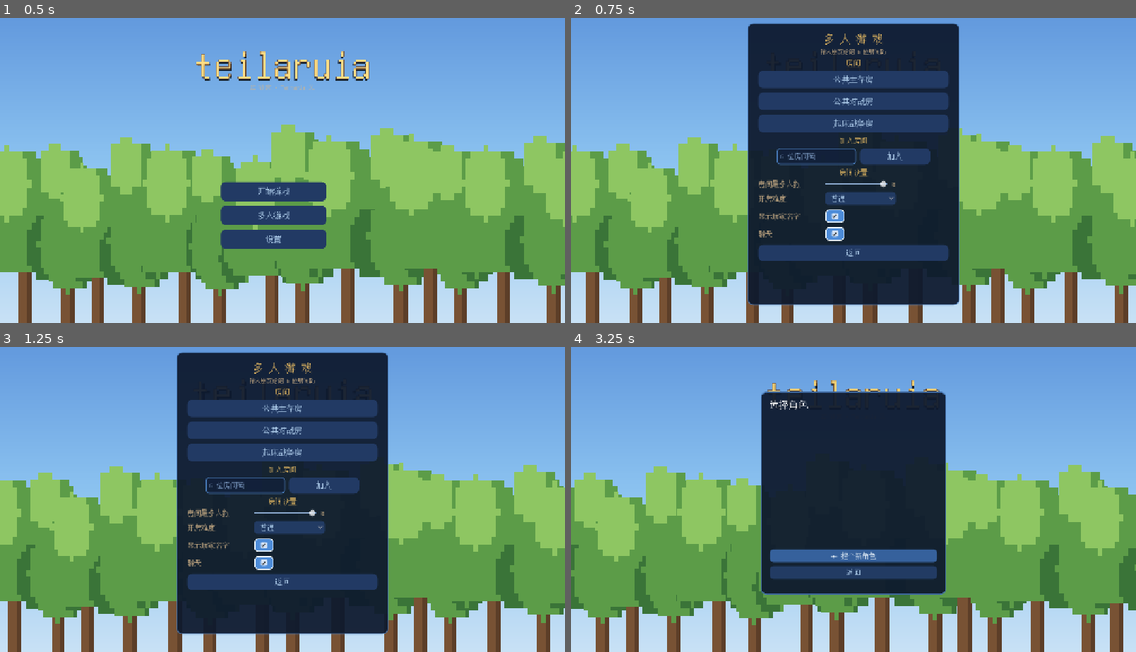
Above: before the commit, frames 1-4 (two rows, left to right).
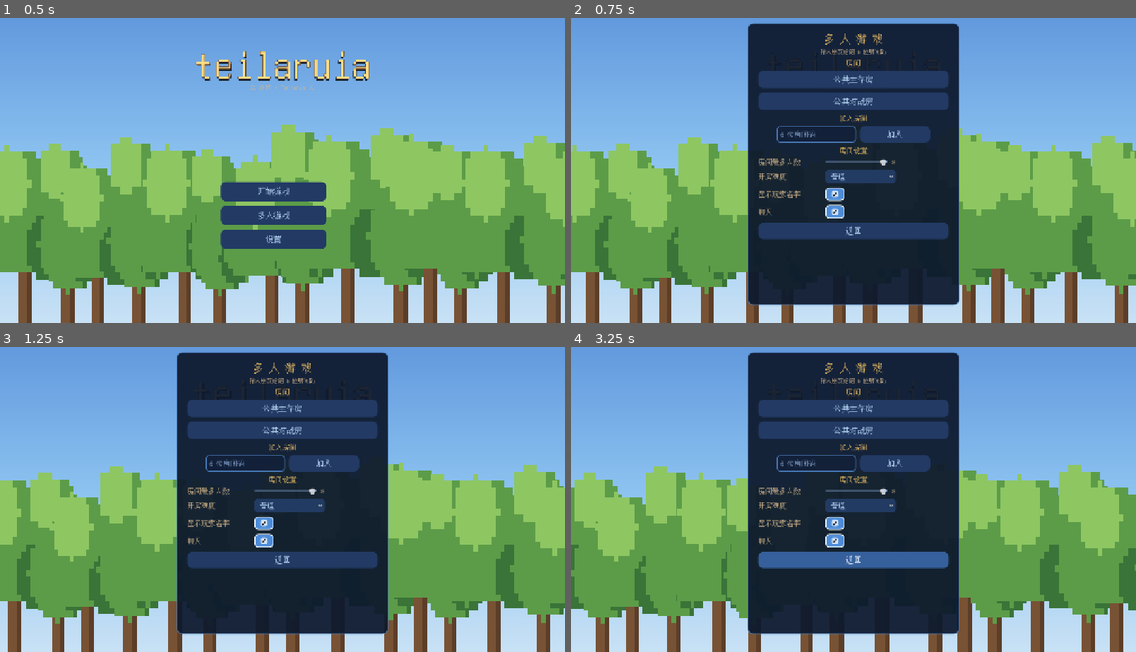
Above: after the commit, the same moments.

Repository: Nornttyy/tielaruia
Game: Godot game, scene res://scenes/main.tscn
The game is run twice, just before and just after one commit, with the same random seed, the same clock (stepped at 60 frames per second) and the same inputs.
Inputs (mouse positions are in pixels of both pictures, inside the frame that each line leads up to):
- Up to frame 1 (0.5 s): no input
- Up to frame 2 (0.75 s): click "多人游戏" at 0.5 s
- Up to frame 3 (1.25 s): no input
- Up to frame 4 (3.25 s): click (853, 453) at 1.25 s, where only the run before the commit has a clickable "起床战争房"; tap Enter at 2 s; move the mouse to (977, 478) at 2.02 s; hold D (move_right) 2.03-2.75 s; tap E (interact) at 2.1 s; click (977, 478) at 2.17 s; tap Space (jump) at 2.27, 2.57 s; drag from (740, 508) to (825, 557) at 2.77 s

Frame 1 is identical in both runs. In frame 2, 8.6% of the frame differs, in the area x 33-67%, y 31-80%; in frame 3, 8.6%; in frame 4, 21%, in the area x 31-69%, y 1-95%.

Commit message:
revert(bedwars): 删除起床战争 (用户要求) — 房间/地图/管理器/HUD/分岛/床规则全移除
- 删 bedwars_arena/bedwars_manager/bedwars_hud + 2 测试; main 去掉 preload/分支/装备/复活/死亡分流
- 主菜单去掉'起床战争房'按钮+4语言; enter_public 去掉 BW; network_manager 去掉 is_bedwars/bw_* 消息
- combat_enabled() 保留 (=is_pvp), 对战房不受影响; player_action 去掉砸自己床保护
- 701 测试全过

Co-Authored-By: Claude Opus 4.8 (1M context) <noreply@anthropic.com>

Diff:
--- a/scenes/ui/main_menu.tscn
+++ b/scenes/ui/main_menu.tscn
@@ -509,10 +509,6 @@
 custom_minimum_size = Vector2(0, 40)
 text = "公共对战房"
 
-[node name="PublicBedwarsButton" type="Button" parent="MultiplayerPanel/VBox"]
-custom_minimum_size = Vector2(0, 40)
-text = "起床战争房"
-
 [node name="JoinTitleLabel" type="Label" parent="MultiplayerPanel/VBox"]
 text = "加入房间"
 horizontal_alignment = 1
--- a/scripts/locale/strings_en.gd
+++ b/scripts/locale/strings_en.gd
@@ -55,7 +55,6 @@
 	"mp_rooms_title": "Rooms",
 	"mp_public_survival": "Public Survival",
 	"mp_public_pvp": "Public PvP",
-	"mp_public_bedwars": "Bed Wars",
 	"mp_join_title": "Join Room",
 	"mp_entering_public": "Entering public room…",
 	"mp_room_code_prompt": "Enter the 6-digit room code from your friend",
--- a/scripts/locale/strings_ja.gd
+++ b/scripts/locale/strings_ja.gd
@@ -55,7 +55,6 @@
 	"mp_rooms_title": "ルーム",
 	"mp_public_survival": "公開サバイバル",
 	"mp_public_pvp": "公開対戦",
-	"mp_public_bedwars": "ベッドウォーズ",
 	"mp_join_title": "ルームに参加",
 	"mp_entering_public": "公開ルームに入室中…",
 	"mp_room_code_prompt": "友達からの 6 桁のルームコードを入力",
--- a/scripts/locale/strings_ko.gd
+++ b/scripts/locale/strings_ko.gd
@@ -55,7 +55,6 @@
 	"mp_rooms_title": "방",
 	"mp_public_survival": "공개 서바이벌",
 	"mp_public_pvp": "공개 대전",
-	"mp_public_bedwars": "침대 전쟁",
 	"mp_join_title": "방 참여",
 	"mp_entering_public": "공개 방 입장 중…",
 	"mp_room_code_prompt": "친구에게 받은 6자리 방 코드 입력",
--- a/scripts/locale/strings_zh.gd
+++ b/scripts/locale/strings_zh.gd
@@ -62,7 +62,6 @@
 	"mp_rooms_title": "房间",
 	"mp_public_survival": "公共生存房",
 	"mp_public_pvp": "公共对战房",
-	"mp_public_bedwars": "起床战争房",
 	"mp_join_title": "加入房间",
 	"mp_entering_public": "正在进入公共房…",
 	"mp_room_code_prompt": "输入朋友给的 6 位房间码",
--- a/scripts/main.gd
+++ b/scripts/main.gd
@@ -5,9 +5,6 @@
 
 const WorldScene = preload("res://scenes/world/world.tscn")
 const PvpArena = preload("res://scripts/world/pvp_arena.gd")   # 对战房专属竞技场生成
-const BedwarsArena = preload("res://scripts/world/bedwars_arena.gd")   # 起床战争地图生成
-const BedwarsManagerScript = preload("res://scripts/net/bedwars_manager.gd")   # 起床战争分岛/床归属
-const BedwarsHudScript = preload("res://scripts/ui/bedwars_hud.gd")   # 起床战争横幅 (床破/出局/胜利)
 const DebugHudScene = preload("res://scenes/ui/debug_hud.tscn")
 const FloatingPromptScene = preload("res://scenes/ui/floating_prompt.tscn")
 const HudScene = preload("res://scenes/ui/hud.tscn")
@@ -595,33 +592,11 @@
 						TimeOfDay.time = 0.4
 						TimeOfDay.time_multiplier = 0.0
 					SkyLightGrid.recompute_from([])
-				elif NetworkManager != null and NetworkManager.is_bedwars():
-					# 起床战争: 盖每人一岛的地图 (Phase 1 先放岛 0; slot 分配 Phase 2) + 永久白天
-					var bw: Dictionary = BedwarsArena.build(w)
-					var bw_spawns: Array = bw.get("spawns", [])
-					if bw_spawns.size() > 0:
-						player.global_position = bw_spawns[0]
-					if TimeOfDay != null:
-						TimeOfDay.time = 0.4
-						TimeOfDay.time_multiplier = 0.0
-					SkyLightGrid.recompute_from([])
-					# 分岛管理器: host 给每个进来的人分一座岛; client 收到自己岛号传送过去
-					var bw_mgr = BedwarsManagerScript.new()
-					bw_mgr.name = "BedwarsManager"
-					add_child(bw_mgr)
-					bw_mgr.setup(w, bw_spawns)
-					_game_nodes.append(bw_mgr)
-					var bw_hud = BedwarsHudScript.new()   # 床破/出局/胜利横幅 (须在 manager 之后建)
-					bw_hud.name = "BedwarsHud"
-					add_child(bw_hud)
-					_game_nodes.append(bw_hud)
 				# 角色系统: 老角色 (已有背包) 进新世界 → 带着角色的东西, 不发起步包;
 				# 全新角色 (背包空) → 照常发起步包 (随后 autosave 把它存进角色卡)。
 				# GUT 测试跳过 → 永远走起步包分支, 不被 current 残留影响。
 				if NetworkManager != null and NetworkManager.is_pvp():
 					_grant_starter_inventory(player)   # 对战房: 永远固定战斗装备包, 不管角色带啥
-				elif NetworkManager != null and NetworkManager.is_bedwars():
-					_grant_bedwars_loadout(player)   # 起床战争开局包 (木剑+方块, 其余靠商店)
 				elif not _running_under_gut() and typeof(CharacterManager) != TYPE_NIL \
 						and CharacterManager.current != null \
 						and _character_has_items(CharacterManager.current):
@@ -669,16 +644,6 @@
 	inv_node.set_armor("helmet", {"item_id": "iron_helmet", "count": 1})
 	inv_node.set_armor("chest", {"item_id": "iron_chest", "count": 1})
 	inv_node.set_armor("pants", {"item_id": "iron_pants", "count": 1})
-
-
-# 起床战争开局包: 木剑 + 镐 + 一叠方块 (搭桥/防守); 更好的装备靠商店买 (Phase 4)。
-func _grant_bedwars_loadout(player: Node) -> void:
-	var inv_node: Node = player.get_node_or_null("PlayerInventory")
-	if inv_node == null or inv_node.inventory == null:
-		return
-	inv_node.pickup("wood_sword", 1)
-	inv_node.pickup("wood_pickaxe", 1)
-	inv_node.pickup("stone", 64)
 
 
 func _return_to_menu() -> void:
@@ -723,45 +688,11 @@
 	if _last_attacker_pid != "":
 		NetworkManager.send_kill(_last_attacker_pid, NetworkManager.my_peer_id())
 		_last_attacker_pid = ""
-	# 起床战争: 床还在 → 回自己岛复活; 床破了 → 出局 (不复活)
-	if NetworkManager.is_bedwars():
-		var mgr: Node = get_tree().get_first_node_in_group("bedwars_manager")
-		if mgr != null and not mgr.local_bed_alive():
-			mgr.declare_out()           # 床没了 → 出局
-			_death_screen.hide_death()  # 不弹常规复活按钮
-			return
-		# 床还在: 3 秒后回自己岛满血复活
-		var bw_t := get_tree().create_timer(3.0)
-		bw_t.timeout.connect(func():
-			if _state != "game":
-				return
-			_death_screen.hide_death()
-			_bedwars_respawn())
-		return
 	# 对战房: 3 秒后原地满血复活
 	var t := get_tree().create_timer(3.0)
 	t.timeout.connect(func():
 		if _state == "game":
 			_on_respawn())
-
-
-# 起床战争复活: 回自己岛 + 满血满魔 (不走 world.respawn_player 的世界出生点)
-func _bedwars_respawn() -> void:
-	var w := world
-	if w == null or not w.has_method("get_player"):
-		return
-	var player: Node2D = w.get_player()
-	if player == null:
-		return
-	var mgr: Node = get_tree().get_first_node_in_group("bedwars_manager")
-	if mgr != null and mgr.has_method("my_spawn"):
-		player.global_position = mgr.my_spawn()
-	var hp: Node = player.get_node_or_null("PlayerHealth")
-	if hp != null and hp.has_method("revive_full"):
-		hp.revive_full()
-	var mn: Node = player.get_node_or_null("PlayerMana")
-	if mn != null and mn.has_method("refill_full"):
-		mn.refill_full()
 
 
 func _on_kicked_by_host() -> void:
--- a/scripts/net/bedwars_manager.gd
+++ /dev/null
@@ -1,169 +0,0 @@
-# 起床战争管理器 (Node, 只在起床战争房存在, main 建)。
-# Phase 2a: 分岛 (slot, host 权威) + owns_bed_col (拦砸自己床)。
-# Phase 2b: 床状态 (host 轮询) + 出局 (床破再死) + 胜负 (剩 1 人)。
-# 显示交给 bedwars_hud (听本管理器的信号)。
-extends Node
-
-const BedwarsArena = preload("res://scripts/world/bedwars_arena.gd")
-
-signal bed_broken_sig(slot: int)        # 某岛床破 (HUD 提示)
-signal player_out_sig(peer_id: String)  # 某人出局
-signal game_over_sig(winner_pid: String)
-
-var _world: Node = null
-var spawns: Array = []          # 各岛出生世界坐标
-var _my_slot: int = 0
-var _assigned: Dictionary = {}   # host 记: pid → slot
-var _bed_alive: Array = []        # 每岛床还在没 (index = slot)
-var _eliminated: Dictionary = {}  # host 记: 已出局 pid
-var _bed_poll_t: float = 0.0
-var _over: bool = false           # 已分胜负 (防重复)
-
-
-func setup(world: Node, spawns_arr: Array) -> void:
-	_world = world
-	spawns = spawns_arr
-	add_to_group("bedwars_manager")
-	_bed_alive.resize(BedwarsArena.N_ISLANDS)
-	_bed_alive.fill(true)
-	if NetworkManager == null:
-		return
-	if not NetworkManager.bw_slot_received.is_connected(_on_slot):
-		NetworkManager.bw_slot_received.connect(_on_slot)
-	if not NetworkManager.peer_joined.is_connected(_on_peer_joined):
-		NetworkManager.peer_joined.connect(_on_peer_joined)
-	if not NetworkManager.peer_left.is_connected(_on_peer_left):
-		NetworkManager.peer_left.connect(_on_peer_left)
-	if not NetworkManager.bw_bed_broken.is_connected(_recv_bed):
-		NetworkManager.bw_bed_broken.connect(_recv_bed)
-	if not NetworkManager.bw_out.is_connected(_recv_out):
-		NetworkManager.bw_out.connect(_recv_out)
-	if not NetworkManager.bw_win.is_connected(_recv_win):
-		NetworkManager.bw_win.connect(_recv_win)
-	if NetworkManager.is_host:
-		_assigned[NetworkManager.my_peer_id()] = 0
-		_my_slot = 0
-
-
-func my_slot() -> int:
-	return _my_slot
-
-
-func my_spawn() -> Vector2:
-	if _my_slot >= 0 and _my_slot < spawns.size():
-		return spawns[_my_slot]
-	return spawns[0] if spawns.size() > 0 else Vector2.ZERO
-
-
-func owns_bed_col(col: int) -> bool:
-	return BedwarsArena.island_of_col(col) == _my_slot
-
-
-func local_bed_alive() -> bool:
-	return _my_slot >= 0 and _my_slot < _bed_alive.size() and bool(_bed_alive[_my_slot])
-
-
-# ---- 分岛 (Phase 2a) ----
-func _on_peer_joined(pid: String) -> void:
-	if NetworkManager == null or not NetworkManager.is_host:
-		return
-	var slot: int = _next_free_slot()
-	_assigned[pid] = slot
-	NetworkManager.send_bw_slot(pid, slot)
-
-
-func _on_peer_left(pid: String) -> void:
-	# 离开的人释放岛 + 当出局处理 (host 重算胜负)
-	if NetworkManager != null and NetworkManager.is_host:
-		_assigned.erase(pid)
-		_recv_out(pid)
-
-
-func _next_free_slot() -> int:
-	var used: Dictionary = {}
-	for s in _assigned.values():
-		used[int(s)] = true
-	var i: int = 0
-	while used.has(i):
-		i += 1
-	return i
-
-
-func _on_slot(pid: String, slot: int) -> void:
-	if NetworkManager != null and pid == NetworkManager.my_peer_id():
-		_my_slot = slot
-		_teleport_to_own_island()
-
-
-func _teleport_to_own_island() -> void:
-	if _world == null or not is_instance_valid(_world) or not _world.has_method("get_player"):
-		return
-	var p = _world.get_player()
-	if p != null and _my_slot >= 0 and _my_slot < spawns.size():
-		p.global_position = spawns[_my_slot]
-
-
-# ---- 床状态 (Phase 2b, host 轮询) ----
-func _process(delta: float) -> void:
-	if NetworkManager == null or not NetworkManager.is_host or _world == null:
-		return
-	_bed_poll_t -= delta
-	if _bed_poll_t > 0.0:
-		return
-	_bed_poll_t = 1.0
-	var cm = _world.get("chunk_manager")
-	if cm == null:
-		return
-	for i in BedwarsArena.N_ISLANDS:
-		if not bool(_bed_alive[i]):
-			continue
-		var col: int = BedwarsArena.island_center_col(i)
-		if cm.get_tile(col, BedwarsArena.FLOOR_Y - 1) != Tiles.BED:
-			_bed_alive[i] = false
-			NetworkManager.send_bw_bed_broken(i)   # 告诉客户端
-			bed_broken_sig.emit(i)                  # host 自己的 HUD
-
-
-# client 收 host 广播的床破
-func _recv_bed(slot: int) -> void:
-	if slot >= 0 and slot < _bed_alive.size():
-		_bed_alive[slot] = false
-		bed_broken_sig.emit(slot)
-
-
-# 本端玩家"床破后又死" → 出局: 广播 + 本端提示; host 还要算胜负
-func declare_out() -> void:
-	if NetworkManager == null:
-		return
-	NetworkManager.send_bw_out(NetworkManager.my_peer_id())
-	player_out_sig.emit(NetworkManager.my_peer_id())   # 自己的"出局"横幅
-	if NetworkManager.is_host:
-		_eliminated[NetworkManager.my_peer_id()] = true
-		_check_win()
-
-
-# 收到某人出局 (host 端算胜负; 各端弹提示)
-func _recv_out(pid: String) -> void:
-	player_out_sig.emit(pid)
-	if NetworkManager != null and NetworkManager.is_host:
-		_eliminated[pid] = true
-		_check_win()
-
-
-func _check_win() -> void:
-	if _over:
-		return
-	var alive: Array = []
-	for pid in _assigned.keys():
-		if not _eliminated.has(pid):
-			alive.append(pid)
-	if alive.size() <= 1 and _assigned.size() >= 2:   # ≥2 人开局才算胜负
-		_over = true
-		var winner: String = alive[0] if alive.size() == 1 else ""
-		NetworkManager.send_bw_win(winner)
-		_recv_win(winner)
-
-
-func _recv_win(winner_pid: String) -> void:
-	_over = true
-	game_over_sig.emit(winner_pid)
--- a/scripts/player/player_action.gd
+++ b/scripts/player/player_action.gd
@@ -644,11 +644,6 @@
 	# 砍床: 2 格宽 (BED 左 + BED_RIGHT 右). 砍任一半 → 联动消另一半 + 清复活点 + 只掉 1 床.
 	# (清复活点防老 bug: 不清的话复活时还指着已变空气的床位置, 玩家从天上掉下)
 	if tid == Tiles.BED or tid == Tiles.BED_RIGHT:
-		# 起床战争: 不能砸自己的床 (只能砸别人的)
-		if NetworkManager != null and NetworkManager.is_bedwars():
-			var bw_mgr: Node = get_tree().get_first_node_in_group("bedwars_manager")
-			if bw_mgr != null and bw_mgr.has_method("owns_bed_col") and bw_mgr.owns_bed_col(tile.x):
-				return   # 自己的床, 拦住
 		var bcm = world.get("chunk_manager")
 		if world.has_method("_set_tile") and bcm != null:
 			# 左砍消右 (x+1); 右砍消左 (x-1). 先确认那格真是另一半再消 (防误删邻居).
--- a/scripts/ui/bedwars_hud.gd
+++ /dev/null
@@ -1,85 +0,0 @@
-# 起床战争横幅 (CanvasLayer): 床破/出局/胜利提示。听 bedwars_manager 的信号。
-extends CanvasLayer
-
-var _banner: Label
-var _flash: Label
-var _flash_t: float = 0.0
-
-
-func _ready() -> void:
-	layer = 49
-	process_mode = Node.PROCESS_MODE_ALWAYS
-	# 中央大横幅 (持续, 胜利/出局用)
-	_banner = Label.new()
-	_banner.set_anchors_preset(Control.PRESET_CENTER)
-	_banner.anchor_left = 0.5
-	_banner.anchor_right = 0.5
-	_banner.offset_left = -300.0
-	_banner.offset_right = 300.0
-	_banner.offset_top = -40.0
-	_banner.offset_bottom = 40.0
-	_banner.horizontal_alignment = HORIZONTAL_ALIGNMENT_CENTER
-	_banner.vertical_alignment = VERTICAL_ALIGNMENT_CENTER
-	_banner.add_theme_font_size_override("font_size", 48)
-	_banner.add_theme_color_override("font_outline_color", Color(0, 0, 0, 0.9))
-	_banner.add_theme_constant_override("outline_size", 6)
-	_banner.visible = false
-	add_child(_banner)
-	# 顶部一闪而过的小提示 (床破/有人出局)
-	_flash = Label.new()
-	_flash.set_anchors_preset(Control.PRESET_CENTER_TOP)
-	_flash.anchor_left = 0.5
-	_flash.anchor_right = 0.5
-	_flash.offset_left = -250.0
-	_flash.offset_right = 250.0
-	_flash.offset_top = 60.0
-	_flash.offset_bottom = 96.0
-	_flash.horizontal_alignment = HORIZONTAL_ALIGNMENT_CENTER
-	_flash.add_theme_font_size_override("font_size", 22)
-	_flash.add_theme_color_override("font_outline_color", Color(0, 0, 0, 0.9))
-	_flash.add_theme_constant_override("outline_size", 4)
-	_flash.visible = false
-	add_child(_flash)
-	var mgr: Node = get_tree().get_first_node_in_group("bedwars_manager")
-	if mgr != null:
-		mgr.bed_broken_sig.connect(_on_bed_broken)
-		mgr.player_out_sig.connect(_on_out)
-		mgr.game_over_sig.connect(_on_game_over)
-
-
-func _process(delta: float) -> void:
-	if _flash_t > 0.0:
-		_flash_t -= delta
-		if _flash_t <= 0.0:
-			_flash.visible = false
-
-
-func _show_flash(text: String) -> void:
-	_flash.text = text
-	_flash.visible = true
-	_flash_t = 2.5
-
-
-func _on_bed_broken(_slot: int) -> void:
-	_show_flash("💥 一张床被砸了!")
-
-
-func _on_out(pid: String) -> void:
-	var me: bool = NetworkManager != null and pid == NetworkManager.my_peer_id()
-	if me:
-		_banner.text = "你出局了"
-		_banner.add_theme_color_override("font_color", Color(0.9, 0.4, 0.4))
-		_banner.visible = true
-	else:
-		_show_flash("有人出局了")
-
-
-func _on_game_over(winner_pid: String) -> void:
-	var me: bool = NetworkManager != null and winner_pid == NetworkManager.my_peer_id()
-	if me:
-		_banner.text = "胜 利!"
-		_banner.add_theme_color_override("font_color", Color(1.0, 0.9, 0.3))
-	else:
-		_banner.text = "游戏结束"
-		_banner.add_theme_color_override("font_color", Color(0.85, 0.85, 0.9))
-	_banner.visible = true
--- a/scripts/ui/main_menu.gd
+++ b/scripts/ui/main_menu.gd
@@ -152,7 +152,6 @@
 	$MultiplayerPanel/VBox/RoomsLabel.text = Locale.t("mp_rooms_title")
 	$MultiplayerPanel/VBox/PublicSurvivalButton.text = Locale.t("mp_public_survival")
 	$MultiplayerPanel/VBox/PublicPvpButton.text = Locale.t("mp_public_pvp")
-	$MultiplayerPanel/VBox/PublicBedwarsButton.text = Locale.t("mp_public_bedwars")
 	$MultiplayerPanel/VBox/JoinTitleLabel.text = Locale.t("mp_join_title")
 	$MultiplayerPanel/VBox/JoinRow/JoinInput.placeholder_text = Locale.t("mp_room_code_placeholder")
 	$MultiplayerPanel/VBox/JoinRow/JoinButton.text = Locale.t("mp_join_label")
@@ -949,17 +948,14 @@
 	var back_btn: Button = panel.get_node("VBox/BackButton")
 	var pub_btn: Button = panel.get_node("VBox/PublicSurvivalButton")
 	var pvp_btn: Button = panel.get_node("VBox/PublicPvpButton")
-	var bw_btn: Button = panel.get_node("VBox/PublicBedwarsButton")
 	_apply_button_style(join_btn)
 	_apply_button_style(back_btn)
 	_apply_button_style(pub_btn)
 	_apply_button_style(pvp_btn)
-	_apply_button_style(bw_btn)
 	join_btn.pressed.connect(_on_join_pressed)
 	back_btn.pressed.connect(_on_multiplayer_back_pressed)
 	pub_btn.pressed.connect(_on_public_survival_pressed)
 	pvp_btn.pressed.connect(_on_public_pvp_pressed)
-	bw_btn.pressed.connect(_on_public_bedwars_pressed)
 	# 接 NetworkManager 信号 (autoload, 一直在). host 已移到 PauseMenu, 主菜单只 join.
 	if NetworkManager != null:
 		if not NetworkManager.status_changed.is_connected(_on_mp_status_changed):
@@ -1011,10 +1007,6 @@
 
 func _on_public_pvp_pressed() -> void:
 	_start_mp_after_character(_do_enter_public.bind("PVP"))
-
-
-func _on_public_bedwars_pressed() -> void:
-	_start_mp_after_character(_do_enter_public.bind("BW"))
 
 
 # 真·进公共房 (选完角色后调). tag = "SV" 生存 / "PVP" 对战.
--- a/scripts/world/bedwars_arena.gd
+++ /dev/null
@@ -1,100 +0,0 @@
-# 起床战争地图: 一排浮空小岛 (每人一座), 岛间留空隙 (要搭桥过去), 中央一座金岛。
-# 每岛: 石平台 + 一张床 (BED+BED_RIGHT) + 记下铁生成点/商店点坐标。
-# 固定布局 (不靠种子) → 各端本地生成同图 = 公平。返回 {spawns, iron_points, shop_points, gold_point}。
-extends RefCounted
-
-const TILE_SIZE := 12
-const N_ISLANDS := 8
-const ISLAND_HALF := 5        # 岛半宽 (总宽 11 格)
-const GAP := 14               # 岛间空隙 (留给搭桥)
-const FLOOR_Y := 120          # 岛面行
-const SKY_CLEAR_TOP := 55     # 从这行往下清空 → 开口朝天 (有光)
-const VOID_BOTTOM := 150       # 清到这行 → 岛下面是虚空 (掉下去 = 死)
-
-# 每座岛 (每个"队") 一种颜色, 床上方插个彩旗标记 → 一眼分清谁的床
-const ISLAND_COLORS := [
-	Color8(231, 76, 60), Color8(52, 152, 219), Color8(46, 204, 113), Color8(241, 196, 15),
-	Color8(155, 89, 182), Color8(230, 126, 34), Color8(26, 188, 156), Color8(236, 240, 241),
-]
-
-
-# 第 i 座岛的中心列 (固定布局, 各端一致)
-static func island_center_col(i: int) -> int:
-	var step: int = (ISLAND_HALF * 2 + 1) + GAP
-	var total: int = N_ISLANDS * step
-	var left: int = -total / 2
-	return left + i * step + ISLAND_HALF
-
-
-# 某世界列 x 属于哪座岛 (在岛平台范围内返回岛号, 否则 -1)。判"是不是某人的床"用。
-static func island_of_col(col: int) -> int:
-	for i in N_ISLANDS:
-		var cx: int = island_center_col(i)
-		if absi(col - cx) <= ISLAND_HALF:
-			return i
-	return -1
-
-
-static func build(world) -> Dictionary:
-	if world == null or not world.has_method("_set_tile"):
-		return {}
-	var cm = world.get("chunk_manager")
-	var wlayer = world.get("wall_layer")
-	var step: int = (ISLAND_HALF * 2 + 1) + GAP
-	var total: int = N_ISLANDS * step
-	var left: int = -total / 2
-
-	# 清空整片 (开口朝天 + 虚空) + 清背景墙
-	for x in range(left - 6, left + total + 6):
-		for y in range(SKY_CLEAR_TOP, VOID_BOTTOM):
-			world._set_tile(x, y, Tiles.AIR)
-			if cm != null:
-				cm.set_wall(x, y, Tiles.AIR)
-			if wlayer != null:
-				wlayer.erase_cell(Vector2i(x, y))
-
-	# 彩色床标记的父节点 (重进同一世界不叠加)
-	var old_markers = world.get_node_or_null("BedwarsBedMarkers")
-	if old_markers != null:
-		old_markers.free()
-	var markers := Node2D.new()
-	markers.name = "BedwarsBedMarkers"
-	markers.z_index = 2
-	world.add_child(markers)
-
-	var spawns: Array = []
-	var iron_points: Array = []
-	var shop_points: Array = []
-	for i in N_ISLANDS:
-		var ix: int = island_center_col(i)   # 岛中心列
-		# 石平台 2 行
-		for d in range(-ISLAND_HALF, ISLAND_HALF + 1):
-			world._set_tile(ix + d, FLOOR_Y, Tiles.STONE)
-			world._set_tile(ix + d, FLOOR_Y + 1, Tiles.STONE)
-		# 床 (床头 + 床尾) 摆在平台上
-		world._set_tile(ix, FLOOR_Y - 1, Tiles.BED)
-		world._set_tile(ix + 1, FLOOR_Y - 1, Tiles.BED_RIGHT)
-		# 床上方的彩色旗 (每座岛不同色 = 不同"队")
-		var flag := ColorRect.new()
-		flag.color = ISLAND_COLORS[i % ISLAND_COLORS.size()]
-		flag.size = Vector2(TILE_SIZE * 2.0, TILE_SIZE * 0.6)
-		flag.position = Vector2(float(ix) * TILE_SIZE, float(FLOOR_Y - 2) * TILE_SIZE - TILE_SIZE * 0.7)
-		markers.add_child(flag)
-		spawns.append(Vector2(float(ix) * TILE_SIZE + TILE_SIZE * 0.5, float(FLOOR_Y - 2) * TILE_SIZE))
-		iron_points.append(Vector2i(ix - 3, FLOOR_Y - 1))
-		shop_points.append(Vector2i(ix + 4, FLOOR_Y - 1))
-
-	# 中央金岛 (中点上方一点的小平台)
-	var gx: int = left + total / 2
-	for d in range(-3, 4):
-		world._set_tile(gx + d, FLOOR_Y - 8, Tiles.STONE)
-	var gold_point := Vector2i(gx, FLOOR_Y - 9)
-
-	# 小地图开局全标记探索
-	var mm = world.get("minimap_data")
-	if mm != null and cm != null:
-		for x in range(left - 6, left + total + 6):
-			for y in range(SKY_CLEAR_TOP, FLOOR_Y + 3):
-				mm.mark_one(cm, x, y)
-
-	return {"spawns": spawns, "iron_points": iron_points, "shop_points": shop_points, "gold_point": gold_point}
--- a/tests/integration/test_bedwars_arena.gd
+++ /dev/null
@@ -1,29 +0,0 @@
-# 起床战争地图: 每座岛有平台 + 床; 返回出生点/铁点/商店点。
-extends GutTest
-
-const BedwarsArena = preload("res://scripts/world/bedwars_arena.gd")
-
-
-func test_arena_builds_islands_with_beds() -> void:
-	var main = preload("res://scenes/main.tscn").instantiate()
-	add_child_autofree(main)
-	main.boot_to_game(42)
-	await wait_frames(3)
-	var world: Node2D = main.get_node("World")
-	var cm = world.chunk_manager
-	var bw: Dictionary = BedwarsArena.build(world)
-	await wait_frames(1)
-	# 返回了每座岛的出生点 + 铁点 + 商店点
-	assert_eq(bw["spawns"].size(), BedwarsArena.N_ISLANDS, "每座岛一个出生点")
-	assert_eq(bw["iron_points"].size(), BedwarsArena.N_ISLANDS, "每座岛一个铁点")
-	assert_true(bw.has("gold_point"), "有中央金点")
-	# 第一座岛: 平台是石头 + 有床
-	var p0: Vector2 = bw["spawns"][0]
-	var ix: int = int(floor(p0.x / BedwarsArena.TILE_SIZE))
-	assert_eq(cm.get_tile(ix, BedwarsArena.FLOOR_Y), Tiles.STONE, "岛面是石头")
-	# 床头/床尾在平台上 (出生点列附近找 BED)
-	var found_bed := false
-	for dx in range(-1, 3):
-		if cm.get_tile(ix + dx, BedwarsArena.FLOOR_Y - 1) == Tiles.BED:
-			found_bed = true
-	assert_true(found_bed, "岛上有床 (BED)")
--- a/tests/unit/test_bedwars.gd
+++ /dev/null
@@ -1,60 +0,0 @@
-# 起床战争纯逻辑: 岛归属判定 + 分岛 + 自己床判定。
-extends GutTest
-
-const BedwarsArena = preload("res://scripts/world/bedwars_arena.gd")
-const BedwarsManager = preload("res://scripts/net/bedwars_manager.gd")
-
-
-func test_island_of_col() -> void:
-	var c0: int = BedwarsArena.island_center_col(0)
-	assert_eq(BedwarsArena.island_of_col(c0), 0, "岛中心列属于岛 0")
-	var c1: int = BedwarsArena.island_center_col(1)
-	assert_eq(BedwarsArena.island_of_col(c1), 1, "下一座岛中心属于岛 1")
-	# 岛之间的空隙 → 不属于任何岛
-	assert_eq(BedwarsArena.island_of_col(c0 + BedwarsArena.ISLAND_HALF + 5), -1, "空隙不属于任何岛")
-
-
-func test_next_free_slot() -> void:
-	var m = BedwarsManager.new()
-	add_child_autofree(m)
-	m._assigned = {"a": 0, "b": 1}
-	assert_eq(m._next_free_slot(), 2, "0/1 占了 → 下一个 2")
-	m._assigned = {"a": 0, "b": 2}
-	assert_eq(m._next_free_slot(), 1, "0/2 占了 → 补 1")
-
-
-func test_local_bed_alive() -> void:
-	var m = BedwarsManager.new()
-	add_child_autofree(m)
-	m._bed_alive = [true, false, true]
-	m._my_slot = 1
-	assert_false(m.local_bed_alive(), "我那岛床破了 → 不能复活")
-	m._my_slot = 0
-	assert_true(m.local_bed_alive(), "我那岛床还在 → 能复活")
-
-
-func test_win_when_one_left() -> void:
-	var m = BedwarsManager.new()
-	add_child_autofree(m)
-	watch_signals(m)
-	m._assigned = {"a": 0, "b": 1}
-	m._eliminated = {"a": true}   # a 出局, 只剩 b
-	m._check_win()
-	assert_signal_emitted(m, "game_over_sig")
-	assert_true(m._over, "剩 1 人 → 分出胜负")
-
-
-func test_no_win_solo() -> void:
-	var m = BedwarsManager.new()
-	add_child_autofree(m)
-	m._assigned = {"a": 0}   # 只有 1 人, 不该判胜负
-	m._check_win()
-	assert_false(m._over, "单人不判胜负")
-
-
-func test_owns_own_bed_only() -> void:
-	var m = BedwarsManager.new()
-	add_child_autofree(m)
-	m._my_slot = 1
-	assert_true(m.owns_bed_col(BedwarsArena.island_center_col(1)), "自己岛的床 = 自己的")
-	assert_false(m.owns_bed_col(BedwarsArena.island_center_col(2)), "别人岛的床 = 不是自己的")
--- a/tests/unit/test_network_protocol.gd
+++ b/tests/unit/test_network_protocol.gd
@@ -193,39 +193,15 @@
 	assert_eq(nm.room_mode, "pvp", "client 收 hello 后知道在对战房")
 
 
-# 起床战争分岛: bw_slot → bw_slot_received 信号
-func test_route_bw_slot() -> void:
-	watch_signals(nm)
-	nm._route_message('{"type":"bw_slot","pid":"P2","slot":3}', "HOST")
-	assert_signal_emitted_with_parameters(nm, "bw_slot_received", ["P2", 3])
-
-
-# 起床战争: 床破/出局/胜利 消息路由
-func test_route_bedwars_events() -> void:
-	watch_signals(nm)
-	nm._route_message('{"type":"bw_bed","slot":2}', "HOST")
-	assert_signal_emitted_with_parameters(nm, "bw_bed_broken", [2])
-	nm._route_message('{"type":"bw_out","pid":"P5"}', "HOST")
-	assert_signal_emitted_with_parameters(nm, "bw_out", ["P5"])
-	nm._route_message('{"type":"bw_win","pid":"P7"}', "HOST")
-	assert_signal_emitted_with_parameters(nm, "bw_win", ["P7"])
-
-
-# 起床战争模式: is_bedwars + combat_enabled (对战房+起床房都能打)
-func test_bedwars_mode_and_combat_enabled() -> void:
+# combat_enabled: 只对战房(pvp)能打人, 生存房不能
+func test_combat_enabled_pvp_only() -> void:
 	nm.status = "connected"
-	nm.room_mode = "bedwars"
-	assert_true(nm.is_bedwars(), "bedwars 模式")
-	assert_true(nm.combat_enabled(), "起床房能打人")
-	assert_false(nm.is_pvp(), "bedwars 不是 pvp")
 	nm.room_mode = "pvp"
 	assert_true(nm.combat_enabled(), "对战房能打人")
-	assert_false(nm.is_bedwars())
 	nm.room_mode = "survival"
 	assert_false(nm.combat_enabled(), "生存房不能打人")
 
 
-# 私人房创造模式: hello 带 creative, client 收到设 shared_world_creative
 func test_hello_creative_roundtrip() -> void:
 	nm.shared_world_creative = true
 	var data: Variant = JSON.parse_string(nm._hello_payload(1, 1, 1))
